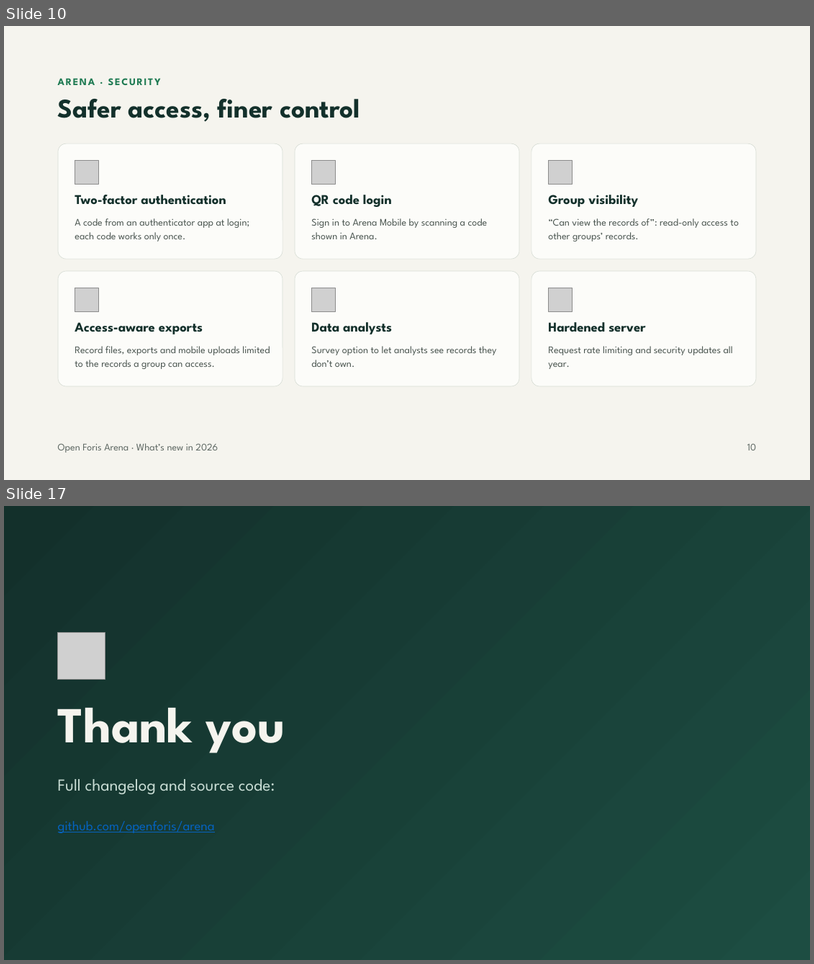
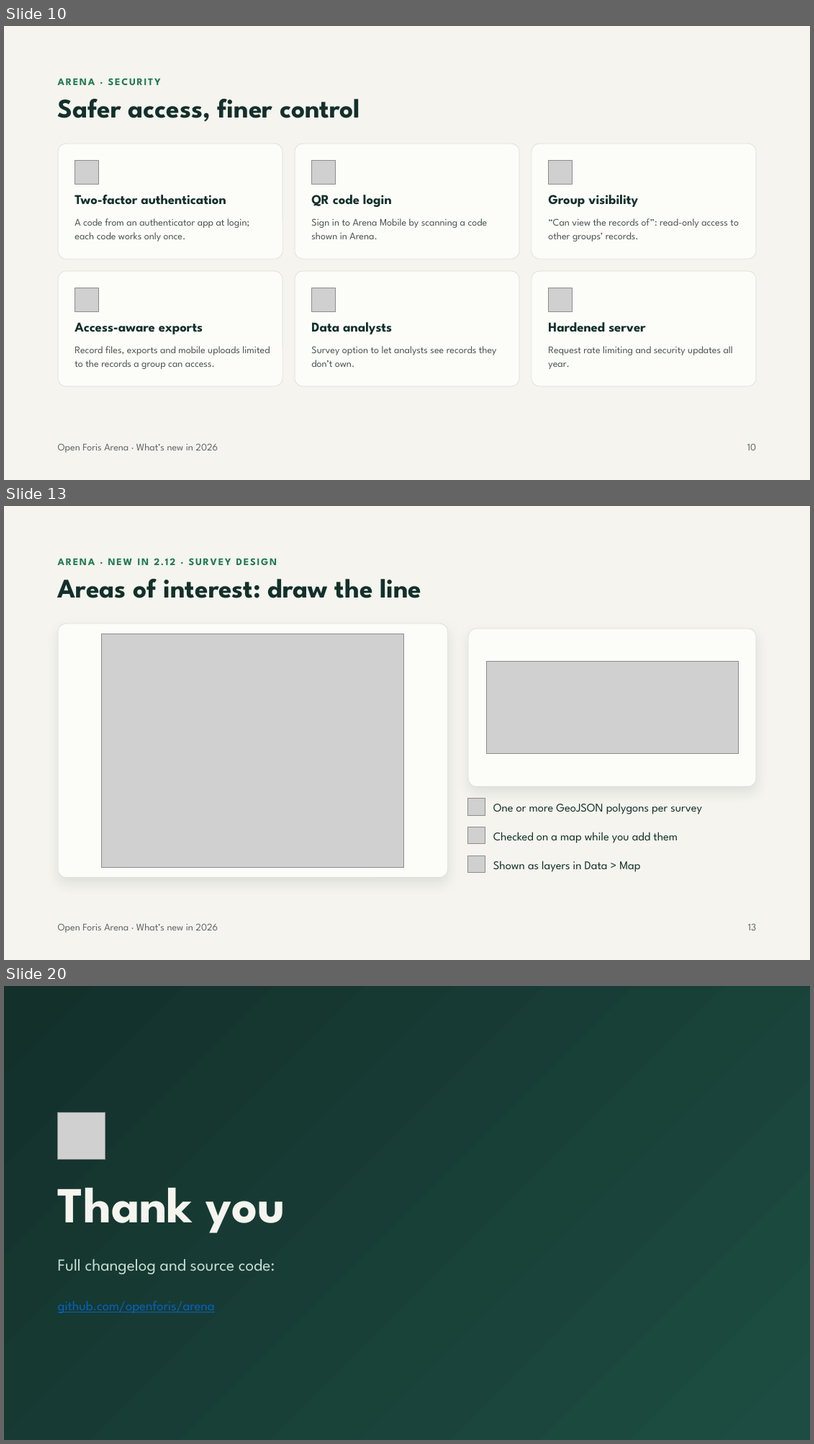
Before and after one commit to openforis/arena, a slide deck: docs/whats-new-2026/arena-whats-new-2026.pptx. Shown one above the other, each under a label of ours: slides 10 and 17 before the commit, slides 10, 13 and 20 after it; the slides between them are not shown. The pictures are 814x964 and 814x1444 pixels, drawn with LibreOffice and Linux fonts; fonts in the diff are those of the drawing; grey boxes stand for pictures. Boxes give left, top, right and bottom in pixels: in the first picture for what was removed or moved away, otherwise in the second. Text is boxed around its words. In the diff, an @@ line names an element or a change of style, - is before the commit and + after.

```diff
--- a/docs/whats-new-2026/arena-whats-new-2026.pptx
+++ b/docs/whats-new-2026/arena-whats-new-2026.pptx
@@ slide 13 added at [4, 506, 810, 960], background #F5F4EE @@
@@ text added at [58, 558, 277, 565], 12 pt, text #1E7A52, bold @@
+ARENA · NEW IN 2.12 · SURVEY DESIGN
@@ title added at [58, 579, 422, 598], 32 pt, text #13302B, bold @@
+Areas of interest: draw the line
@@ rounded rectangle added at [58, 623, 448, 877], fill #FCFCF9, outline #D6DCD4 0.5 pt @@
@@ picture added at [102, 633, 404, 867] @@
@@ rounded rectangle added at [468, 629, 756, 787], fill #FCFCF9, outline #D6DCD4 0.5 pt @@
@@ picture added at [486, 662, 739, 754] @@
@@ picture added at [468, 798, 486, 815] @@
@@ text added at [494, 803, 702, 814], 14 pt, text #13302B @@
+One or more GeoJSON polygons per survey
@@ picture added at [468, 826, 486, 844] @@
@@ text added at [494, 831, 678, 843], 14 pt, text #13302B @@
+Checked on a map while you add them
@@ picture added at [468, 856, 486, 872] @@
@@ text added at [494, 860, 640, 872], 14 pt, text #13302B @@
+Shown as layers in Data > Map
@@ text added at [58, 923, 218, 932], 12 pt, text #5E6863 @@
+Open Foris Arena · What’s new in 2026
@@ text added at [748, 923, 756, 930], 12 pt, text #5E6863 @@
+13
@@ what was slide 17 is now slide 20 @@
```
Also in this commit, not shown: 8 slides changed, 2 other slides added, 25 other files.
